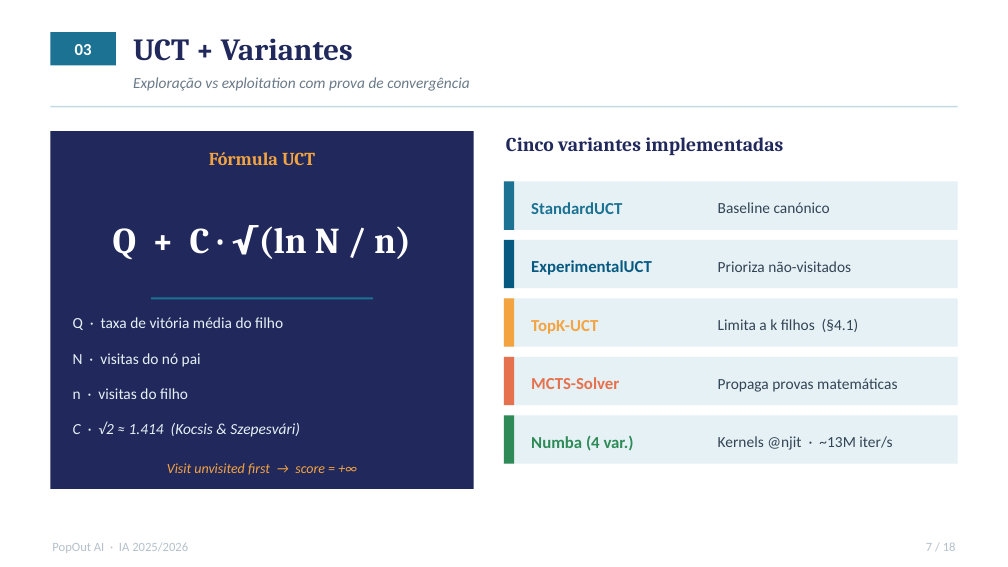
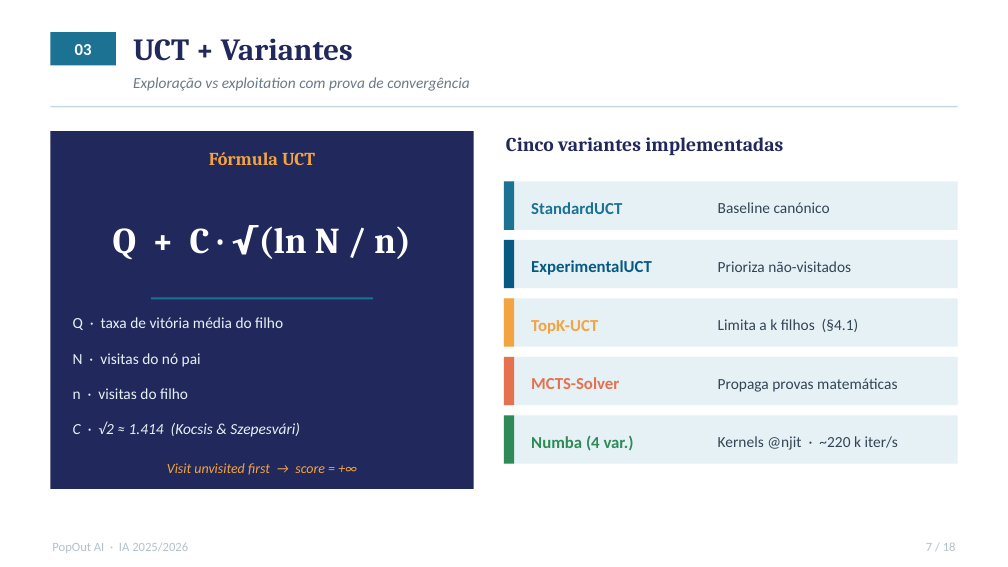
Before and after one commit to Difl4/popout-ai, a slide deck: slide 7 of docs/presentation.pptx. Drawn at 1008x567 pixels with LibreOffice and Linux fonts; fonts in the diff are those of the drawing. Boxes give left, top, right and bottom in pixels: in the first picture for what was removed or moved away, otherwise in the second. Text is boxed around its words. In the diff, an @@ line names an element or a change of style, - is before the commit and + after.

```diff
--- a/docs/presentation.pptx
+++ b/docs/presentation.pptx
@@ text at [718, 436, 898, 450]: text changed @@
-Kernels @njit · ~13M iter/s
+Kernels @njit · ~220 k iter/s
```
Also in this commit, not shown: 4 other slides changed, 3 other files.
